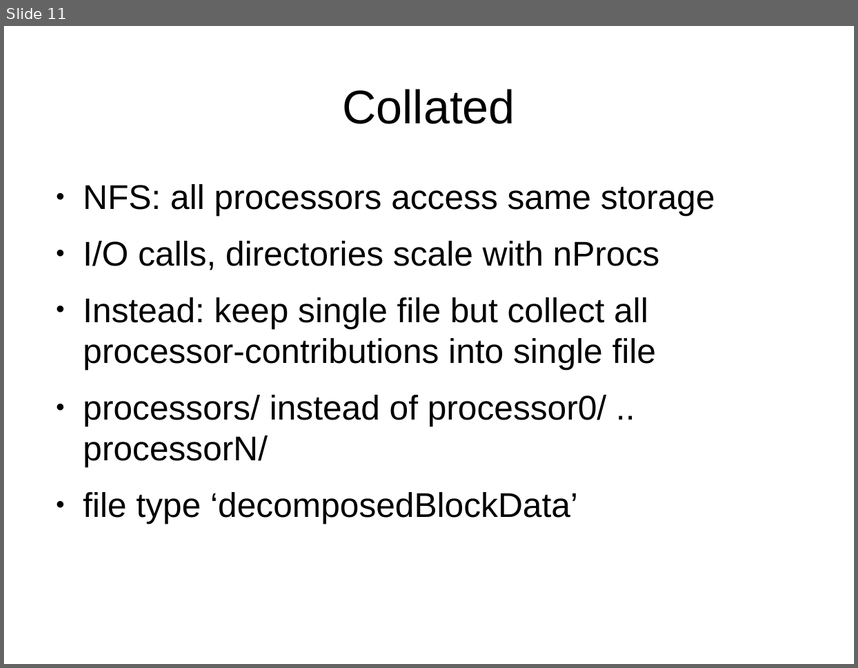
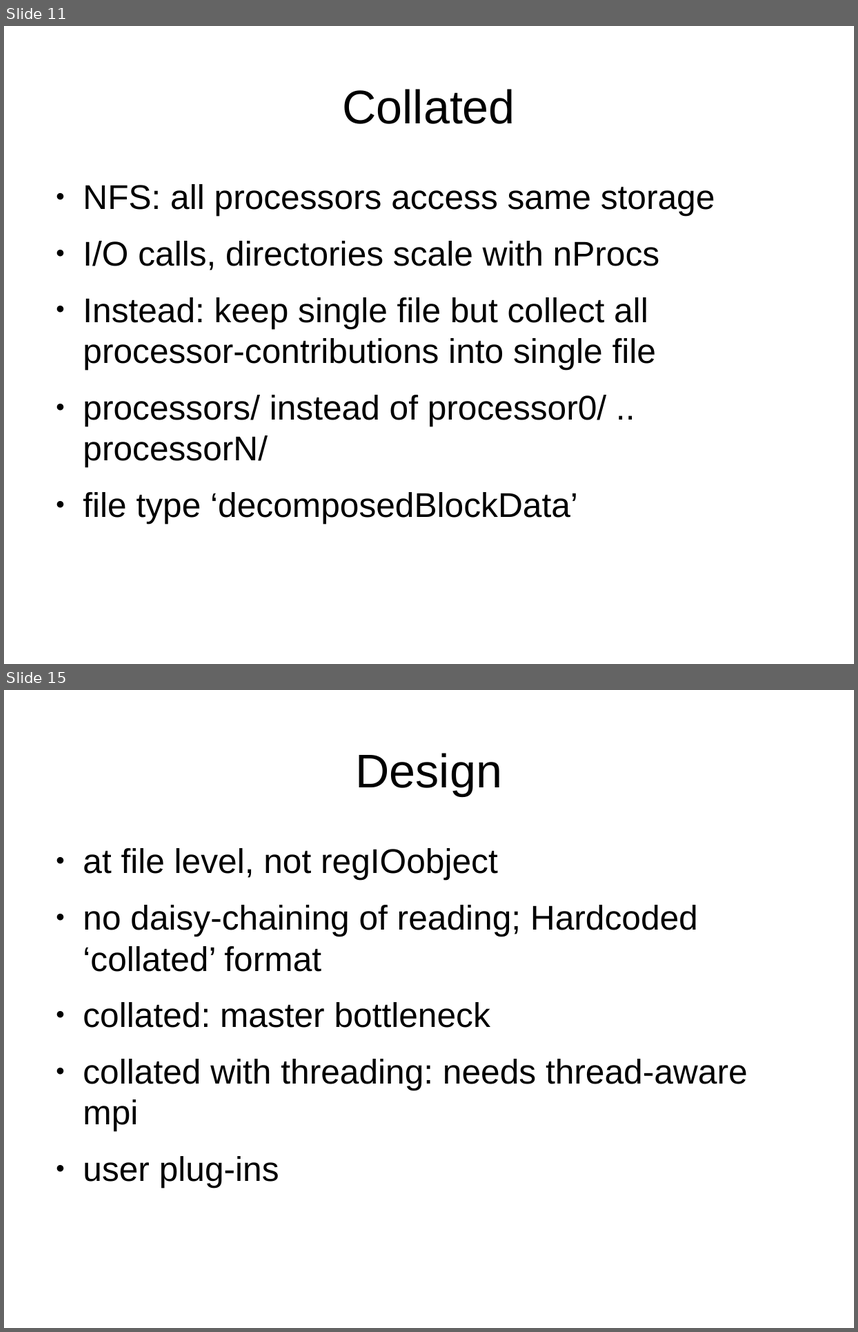
Before and after one commit to mattijsjanssens/mattijs-extensions, a slide deck: doc/Notes/GlobalFile_UGM2017/presentation.odp. Shown one above the other, each under a label of ours: slide 11 before the commit, slides 11 and 15 after it; the slides between them are not shown. The pictures are 858x668 and 858x1332 pixels, drawn with LibreOffice and Linux fonts; fonts in the diff are those of the drawing. Boxes give left, top, right and bottom in pixels: in the first picture for what was removed or moved away, otherwise in the second. Text is boxed around its words. In the diff, an @@ line names an element or a change of style, - is before the commit and + after.

```diff
--- a/doc/Notes/GlobalFile_UGM2017/presentation.odp
+++ b/doc/Notes/GlobalFile_UGM2017/presentation.odp
@@ slide 15 added at [4, 690, 854, 1328], background #FFFFFF @@
@@ title added at [356, 753, 502, 796], 44 pt, text #000000 @@
+Design
@@ text added at [83, 848, 748, 1187], 32 pt, text #000000 @@
+● at file level, not regIOobject
+● no daisy-chaining of reading; Hardcoded ‘collated’ format
+● collated: master bottleneck
+● collated with threading: needs thread-aware mpi
+● user plug-ins
```
Also in this commit, not shown: 3 slides changed, 3 other slides added.
